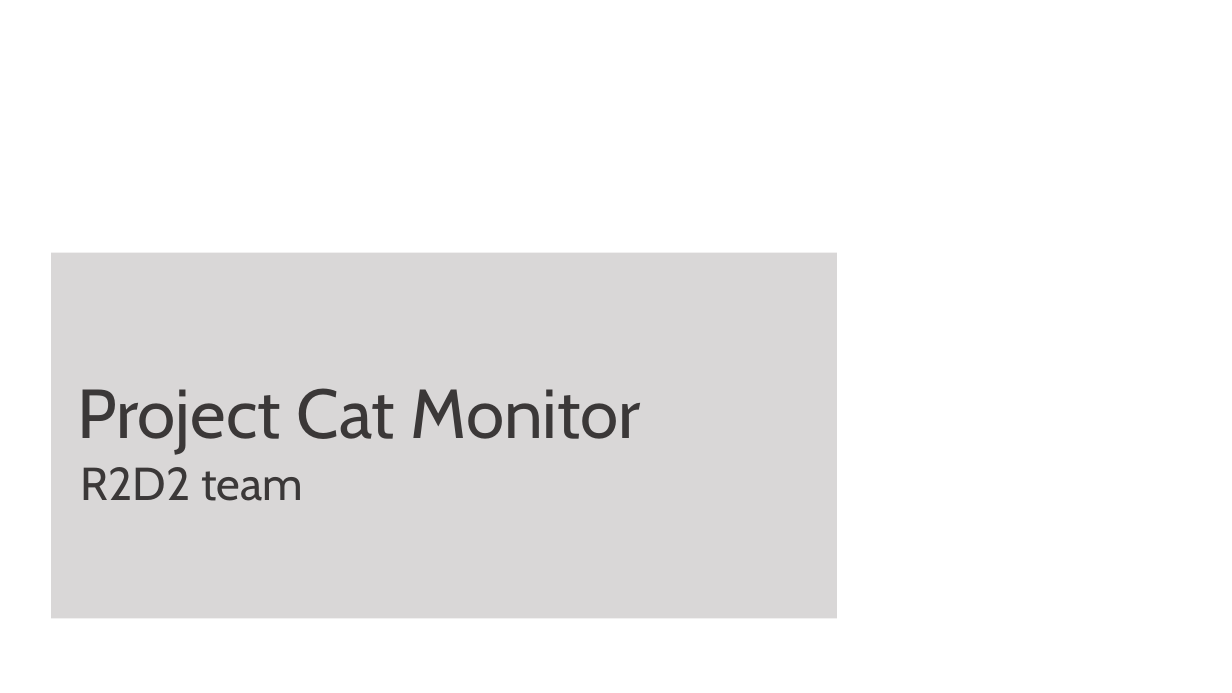
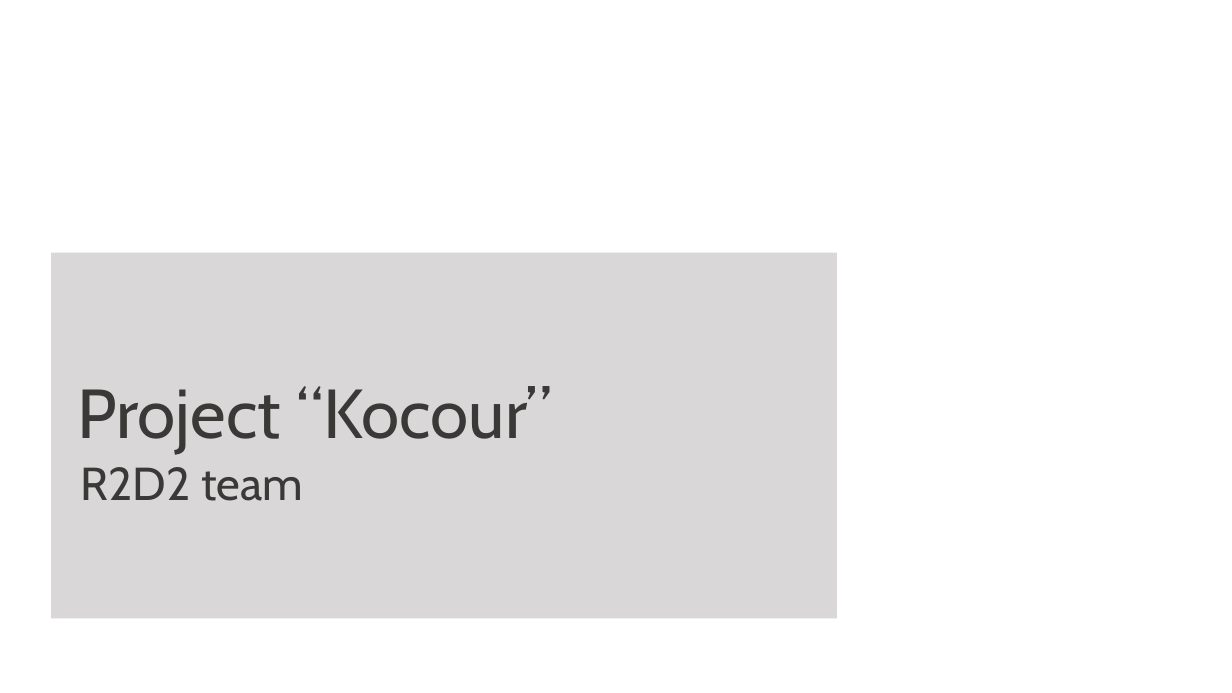
Before and after one commit to evangelism/iothack2015, a slide deck: slide 1 of Docs/Project Cat Monitor.pptx. Drawn at 1232x693 pixels with LibreOffice and Linux fonts; fonts in the diff are those of the drawing; background and template pictures are left out. Boxes give left, top, right and bottom in pixels: in the first picture for what was removed or moved away, otherwise in the second. Text is boxed around its words. In the diff, an @@ line names an element or a change of style, - is before the commit and + after.

Commit message:
Add final presentation

```diff
--- a/Docs/Project Cat Monitor.pptx
+++ b/Docs/Project Cat Monitor.pptx
@@ text in rectangle at [77, 386, 551, 454]: text changed @@
-Project Cat Monitor
+Project “Kocour”
```
Also in this commit, not shown: 3 other slides changed.
